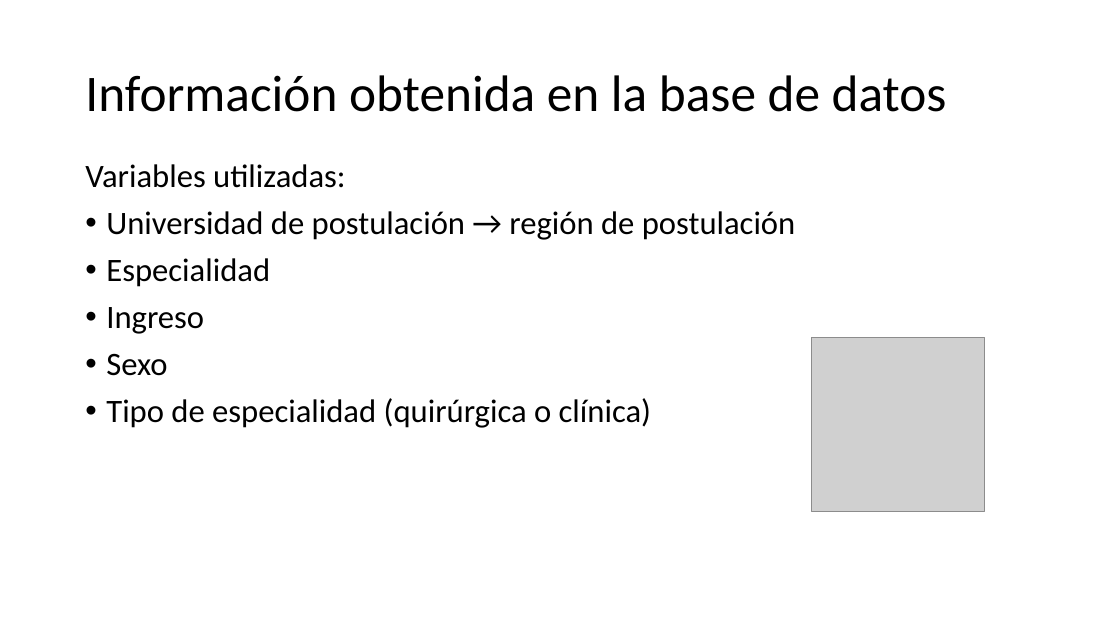
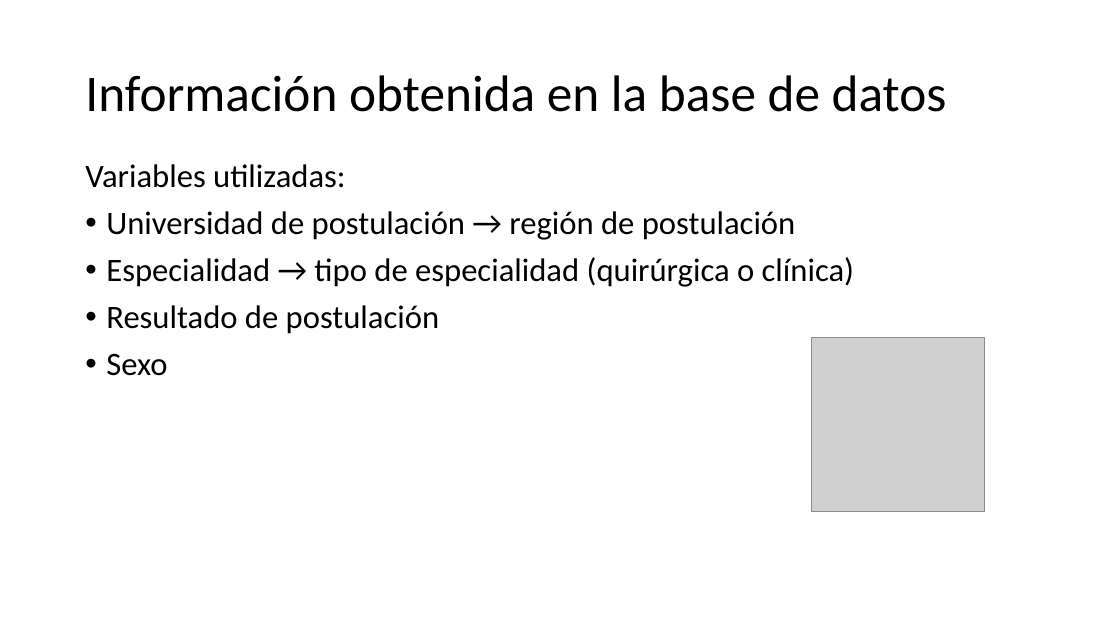
Before and after one commit to danimedi/tesis_genero_especialidades, a slide deck: slide 11 of doc/diapositivas_sustentacion_tesis.pptx. Drawn at 1120x630 pixels with LibreOffice and Linux fonts; fonts in the diff are those of the drawing; grey boxes stand for pictures; background and template pictures are left out. Boxes give left, top, right and bottom in pixels: in the first picture for what was removed or moved away, otherwise in the second. Text is boxed around its words. In the diff, an @@ line names an element or a change of style, - is before the commit and + after.

```diff
--- a/doc/diapositivas_sustentacion_tesis.pptx
+++ b/doc/diapositivas_sustentacion_tesis.pptx
@@ text at box(106, 257, 854, 334): text changed @@
-• Especialidad
-• Ingreso
+• Especialidad → tipo de especialidad (quirúrgica o clínica)
+• Resultado de postulación
@@ text at box(106, 398, 651, 428): paragraph removed @@
-• Tipo de especialidad (quirúrgica o clínica)
```
Also in this commit, not shown: 3 other slides changed.
